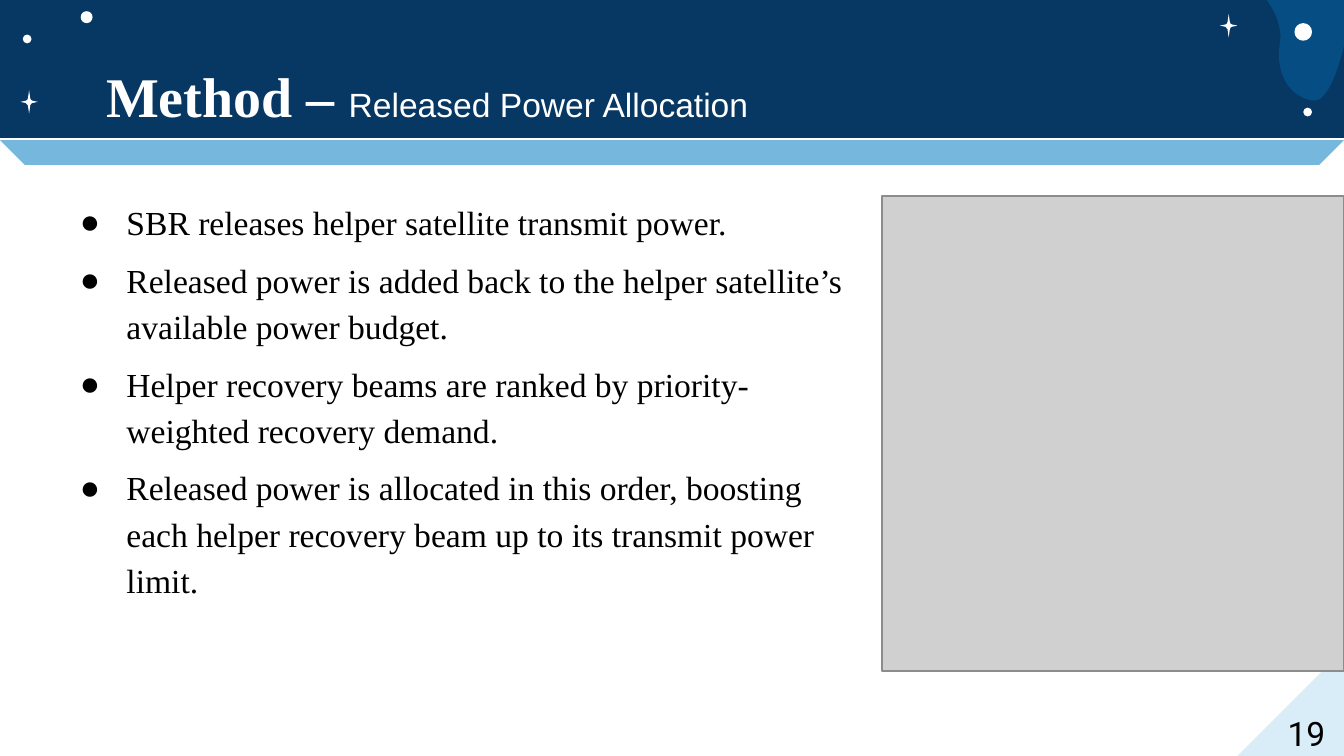
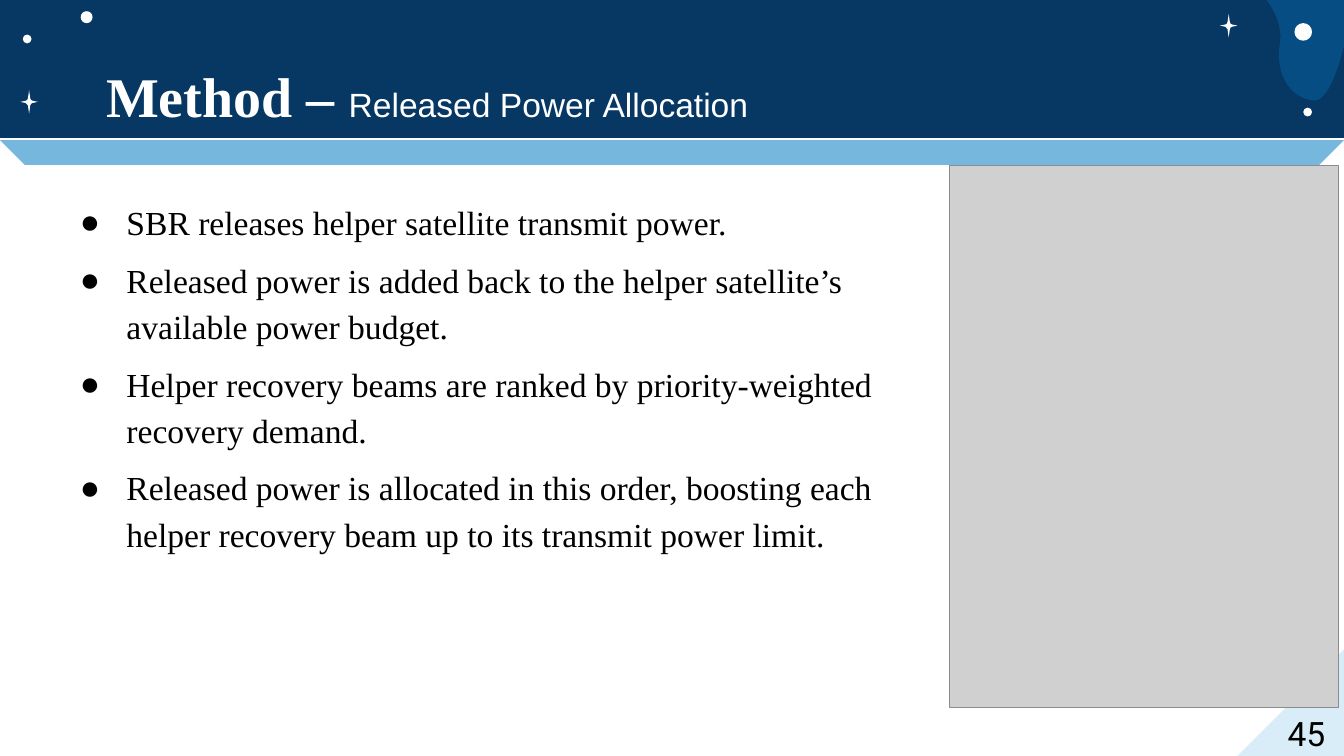
Before and after one commit to jacky9111/jacky_code, a slide deck: slide 45 of jacky_code/口試投影片.pptx (slide 19 before the commit). Drawn at 1344x756 pixels with LibreOffice and Linux fonts; fonts in the diff are those of the drawing; grey boxes stand for pictures. Boxes give left, top, right and bottom in pixels: in the first picture for what was removed or moved away, otherwise in the second. Text is boxed around its words. In the diff, an @@ line names an element or a change of style, - is before the commit and + after.

```diff
--- a/jacky_code/口試投影片.pptx
+++ b/jacky_code/口試投影片.pptx
@@ picture: place and size @@
-picture at (882, 196, 1344, 671)
+picture at (949, 165, 1339, 707)
@@ text "SBR releases helper satellite transmit ..." rewrapped from (126, 211, 842, 594) to (126, 211, 872, 553) @@
@@ page number at (1288, 722, 1326, 747): text changed @@
-19
+45
```
Also in this commit, not shown: 12 other slides changed, 36 slides added, 42 other files.
